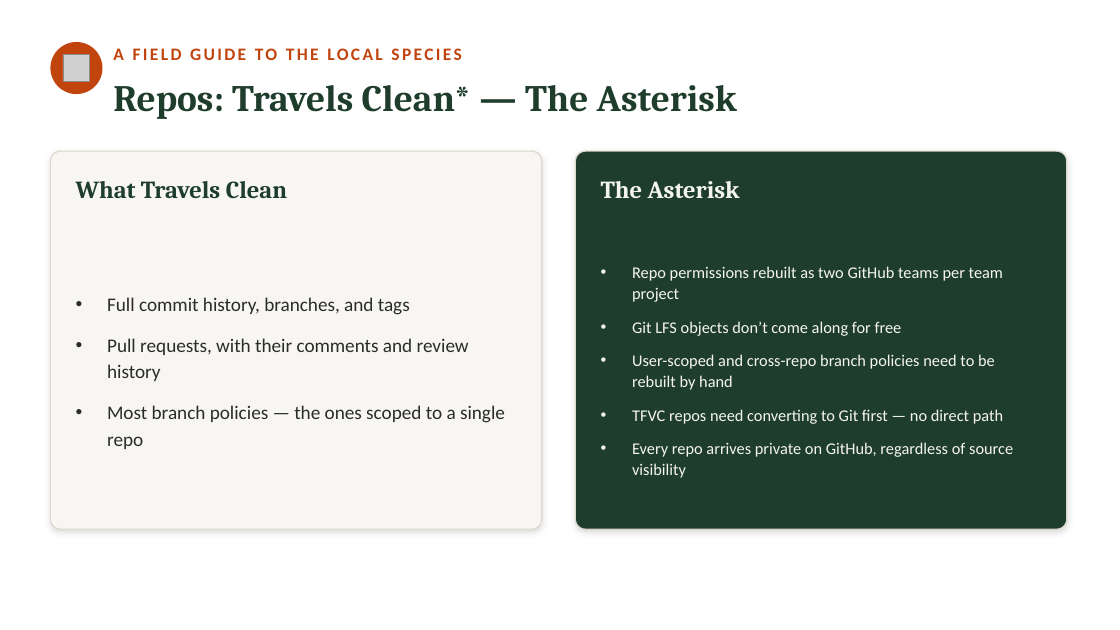
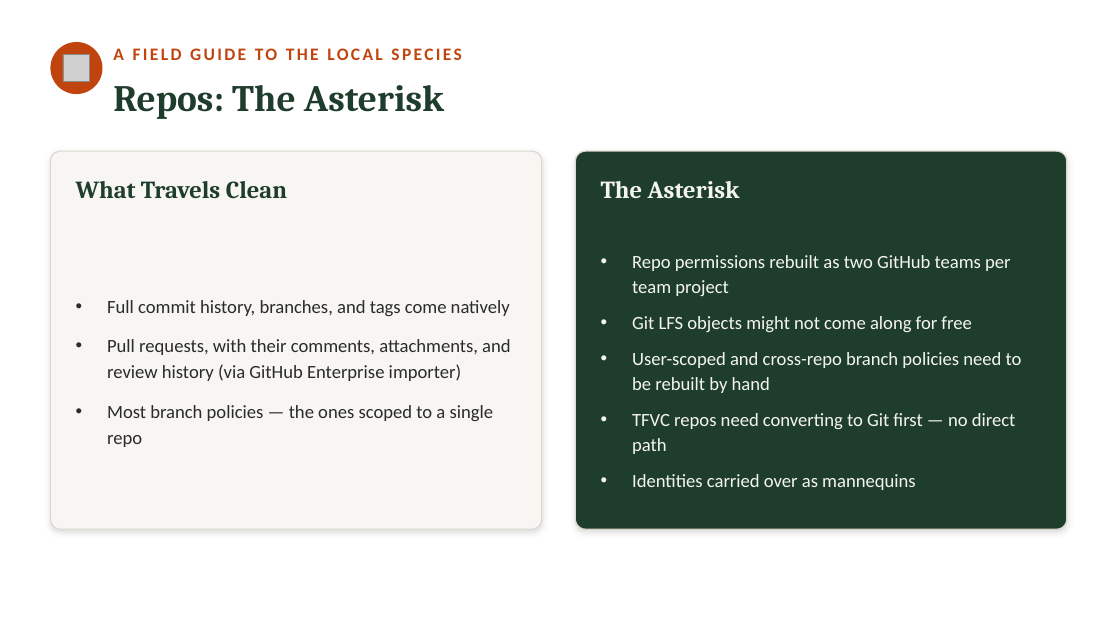
Before and after one commit to neumann1990/Azure_DevOps_To_GitHub, a slide deck: slide 11 of Claude outputs/azure-devops-to-github-the-great-migration-FULL-DECK.pptx (slide 14 before the commit). Drawn at 1120x630 pixels with LibreOffice and Linux fonts; fonts in the diff are those of the drawing; grey boxes stand for pictures. Boxes give left, top, right and bottom in pixels: in the first picture for what was removed or moved away, otherwise in the second. Text is boxed around its words. In the diff, an @@ line names an element or a change of style, - is before the commit and + after.

```diff
--- a/Claude outputs/azure-devops-to-github-the-great-migration-FULL-DECK.pptx
+++ b/Claude outputs/azure-devops-to-github-the-great-migration-FULL-DECK.pptx
@@ text at box(113, 85, 444, 119): text changed @@
-Repos: Travels Clean* — The Asterisk
+Repos: The Asterisk
@@ text at box(632, 255, 1022, 454): size 14 to 16 pt in "Repo permissions rebuilt as two GitHub teams ...", "User-scoped and cross-repo branch policies need to ...", "TFVC repos need converting to Git first ..." @@
@@ text at box(107, 300, 510, 381): text changed; size 16.5 to 16 pt @@
-• Full commit history, branches, and tags
-• Pull requests, with their comments and review history
+• Full commit history, branches, and tags come natively
+• Pull requests, with their comments, attachments, and review history (via GitHub Enterprise importer)
@@ text at box(632, 316, 971, 332): text changed; size 14 to 16 pt @@
-• Git LFS objects don’t come along for free
+• Git LFS objects might not come along for free
@@ text at box(107, 405, 494, 447): size 16.5 to 16 pt in "Most branch policies — the ones scoped ..." @@
@@ text at box(632, 474, 915, 490): text changed; size 14 to 16 pt @@
-• Every repo arrives private on GitHub, regardless of source visibility
+• Identities carried over as mannequins
```
Also in this commit, not shown: 16 other slides changed, 3 slides added, 4 slides removed.
